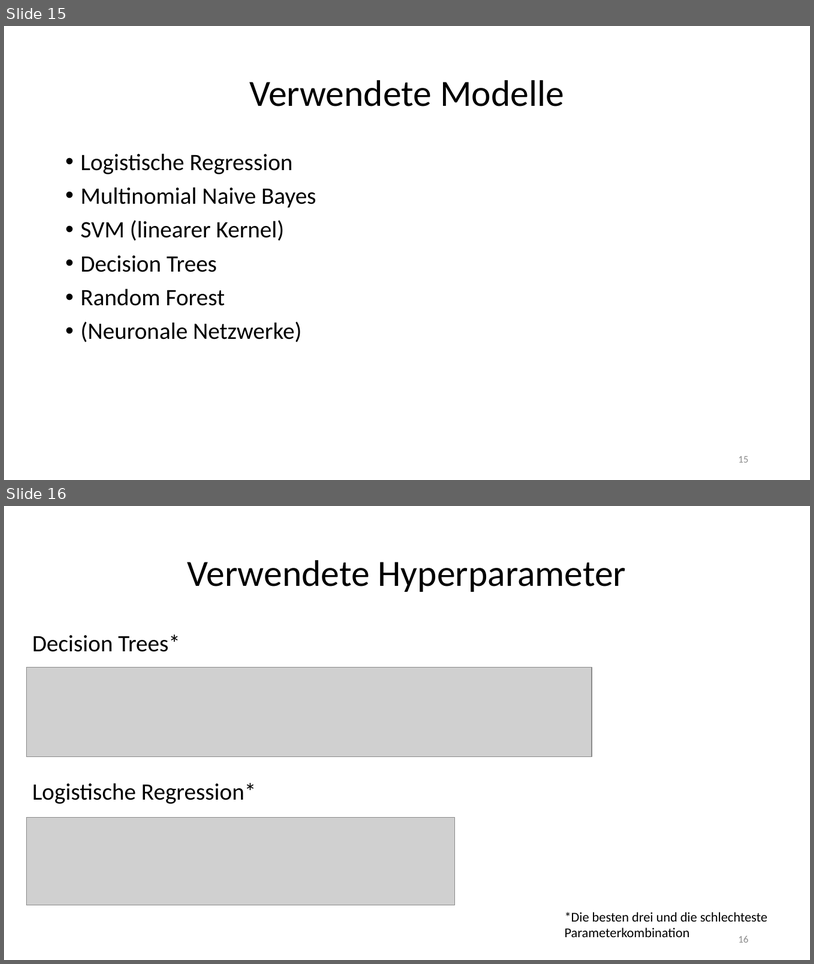
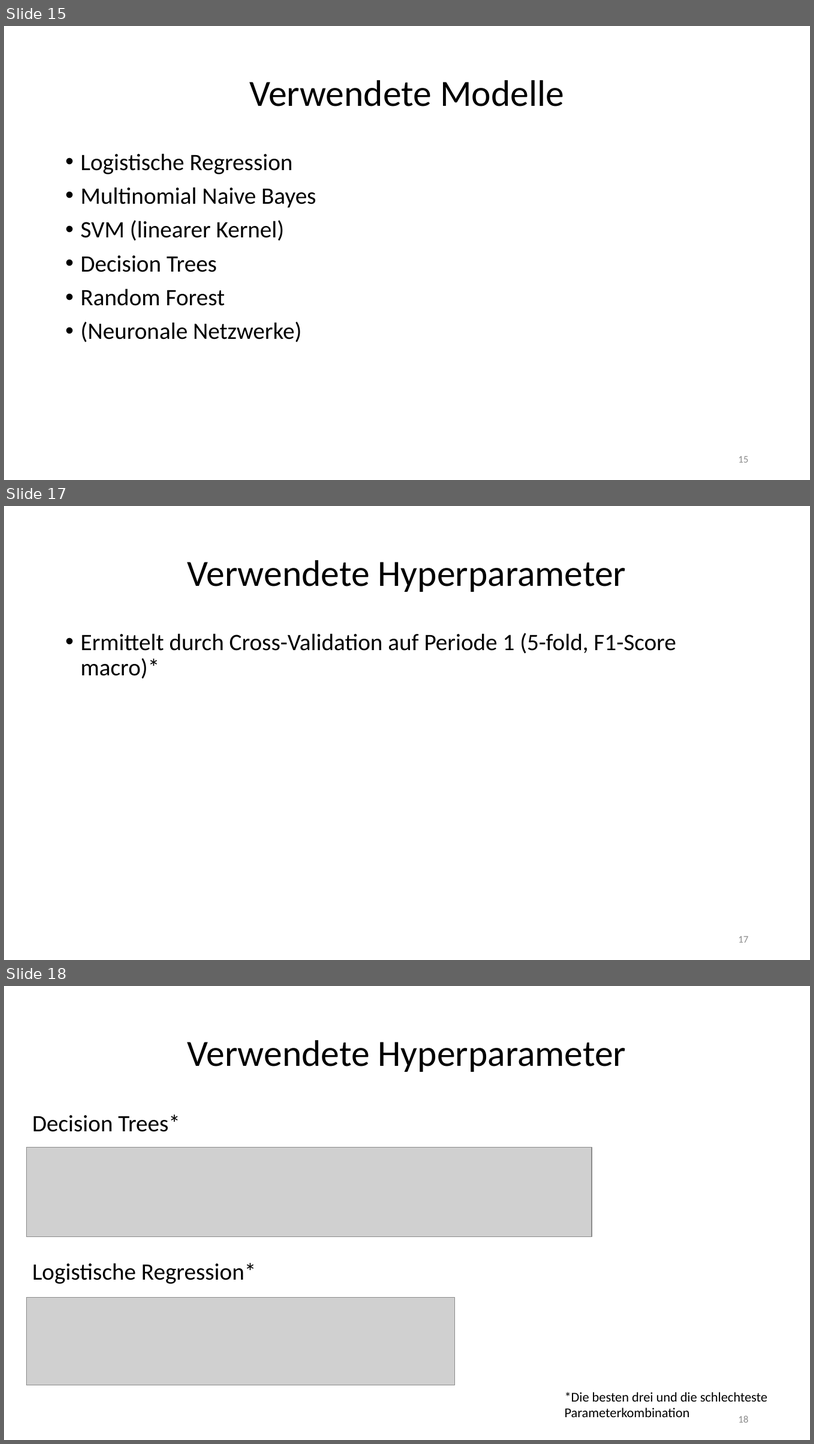
Before and after one commit to LennartKeller/TextklassifikationsProjekt2019, a slide deck: Projektgruppenpräsention.pptx. Shown one above the other, each under a label of ours: slides 15 and 16 before the commit, slides 15, 17 and 18 after it; the slides between them are not shown. The pictures are 814x964 and 814x1444 pixels, drawn with LibreOffice and Linux fonts; fonts in the diff are those of the drawing; grey boxes stand for pictures. Boxes give left, top, right and bottom in pixels: in the first picture for what was removed or moved away, otherwise in the second. Text is boxed around its words. In the diff, an @@ line names an element or a change of style, - is before the commit and + after.

```diff
--- a/Projektgruppenpräsention.pptx
+++ b/Projektgruppenpräsention.pptx
@@ slide 17 added at (4, 506, 810, 960), background #FFFFFF @@
@@ title added at (188, 560, 627, 592), 44 pt, text #000000 @@
+Verwendete Hyperparameter
@@ text added at (81, 633, 676, 679), 28 pt, text #000000 @@
+• Ermittelt durch Cross-Validation auf Periode 1 (5-fold, F1-Score macro)*
@@ page number added at (738, 936, 749, 942), 12 pt, text #8C8C8C @@
+17
@@ what was slide 16 is now slide 18 @@
@@ page number at (738, 1415, 749, 1422): text changed @@
-16
+18
```
Also in this commit, not shown: 3 slides changed, 5 other slides added.
